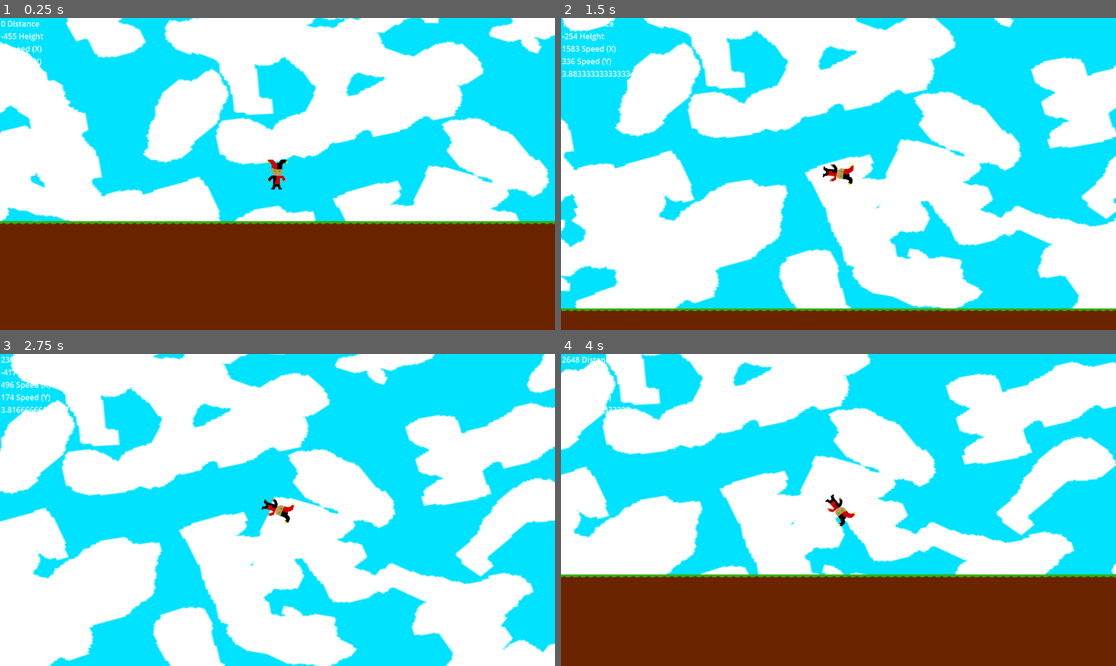
Above: before the commit, frames 1-4 (two rows, left to right).
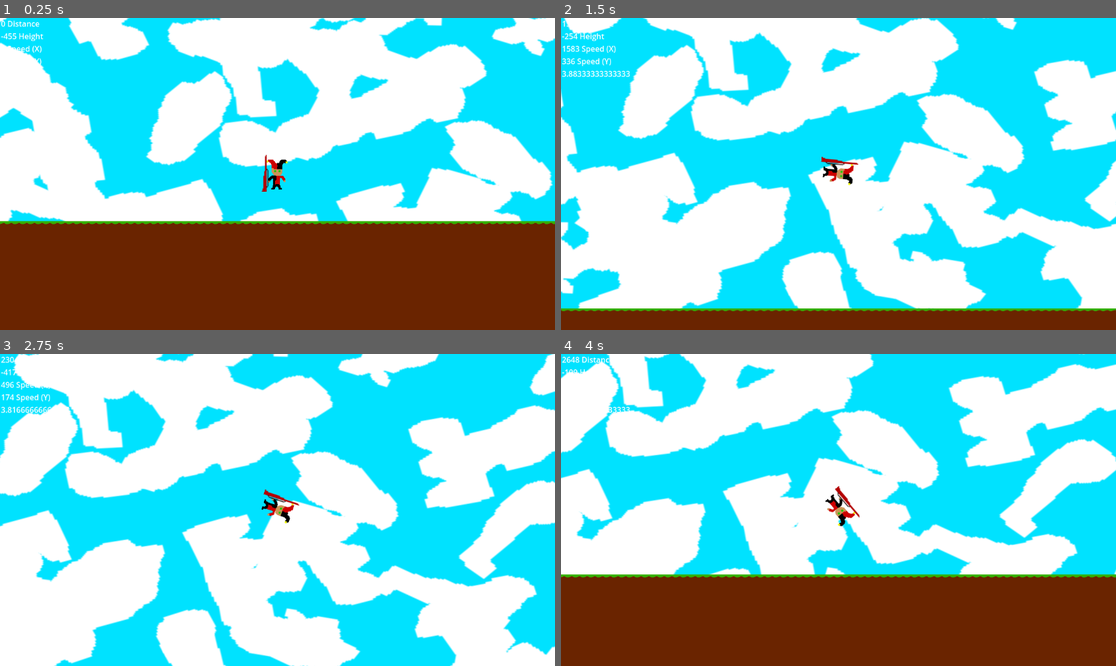
Above: after the commit, the same moments.

Repository: ZettaSimp/Learn-To-Clone
Game: Godot game, scene res://jester_launch_map.tscn
Two runs of this game, one before a commit and one after it. Both use one fixed random seed, a clock stepped at 60 frames per second and the inputs below.
Inputs:
- Up to frame 1 (0.25 s): no input
- Up to frame 2 (1.5 s): tap Enter (ui_accept) at 0.5, 0.77 s; hold Right (ui_right) 0.53-1.28 s; hold Left (ui_left) from 1.28 s (still down)
- Up to frame 3 (2.75 s): tap Enter (ui_accept) at 1.52 s; release Left (ui_left) at 2.03 s; hold Right (ui_right) from 2.03 s (still down)
- Up to frame 4 (4 s): tap Enter (ui_accept) at 3.02, 3.77 s; release Right (ui_right) at 3.53 s; hold Left (ui_left) from 3.53 s (still down)

The runs differ from the first frame. In frame 1, 6.6% of the frame differs, in the area x 0-100%, y 0-66%; in frame 2, 9.5%; in frame 3, 10%, in the area x 0-100%, y 0-100%; in frame 4, 7.9%.

Commit message:
Added Glider

Diff:
--- a/Learn To Clone/Jester.tscn
+++ b/Learn To Clone/Jester.tscn
@@ -1,10 +1,11 @@
-[gd_scene load_steps=7 format=3 uid="uid://cfflrspbh2d1k"]
+[gd_scene load_steps=8 format=3 uid="uid://cfflrspbh2d1k"]
 
 [ext_resource type="Script" path="res://Distance_Label.gd" id="1_tii3j"]
 [ext_resource type="Texture2D" uid="uid://i2jh3uhky2c7" path="res://Sprites/Jester.png" id="2_cb676"]
 [ext_resource type="Texture2D" uid="uid://belhl5nar56fd" path="res://Sprites/Sky.png" id="2_ojdi6"]
 [ext_resource type="Script" path="res://Skybox.gd" id="3_dysdr"]
 [ext_resource type="Script" path="res://Jester.gd" id="3_xe0lk"]
+[ext_resource type="Texture2D" uid="uid://beuby2rhg2fqh" path="res://Sprites/Glider.png" id="6_hw7w4"]
 
 [sub_resource type="CircleShape2D" id="CircleShape2D_gf6jv"]
 radius = 28.0
@@ -14,7 +15,7 @@
 
 [node name="Skybox" type="Sprite2D" parent="."]
 z_index = -5
-position = Vector2(4.50005, -78.0001)
+position = Vector2(11, -73)
 scale = Vector2(73.5313, 55.75)
 texture = ExtResource("2_ojdi6")
 script = ExtResource("3_dysdr")
@@ -36,3 +37,8 @@
 
 [node name="CollisionShape2D" type="CollisionShape2D" parent="Jester_Sprite/Area2D"]
 shape = SubResource("CircleShape2D_gf6jv")
+
+[node name="Glider" type="Sprite2D" parent="Jester_Sprite"]
+position = Vector2(-7, -1)
+scale = Vector2(1.71875, 2.40625)
+texture = ExtResource("6_hw7w4")
Binary file added: Learn To Clone/Sprites/Glider.png
Not shown, added: Learn To Clone/Sprites/Glider.png.import
